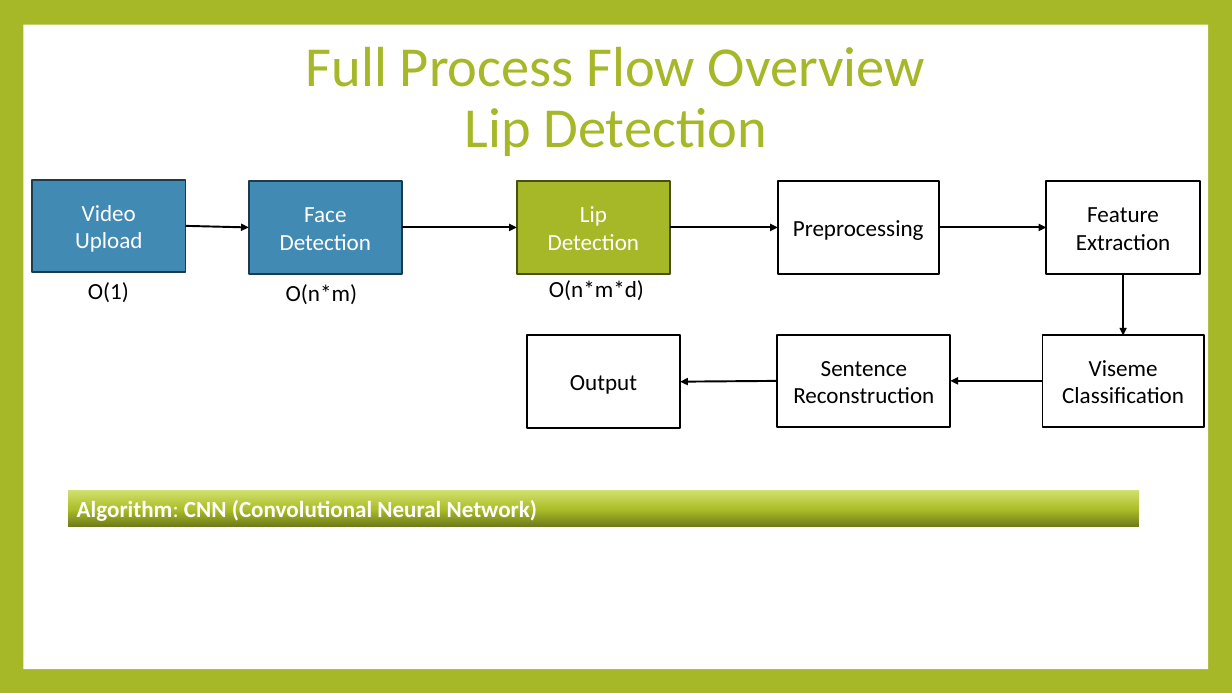
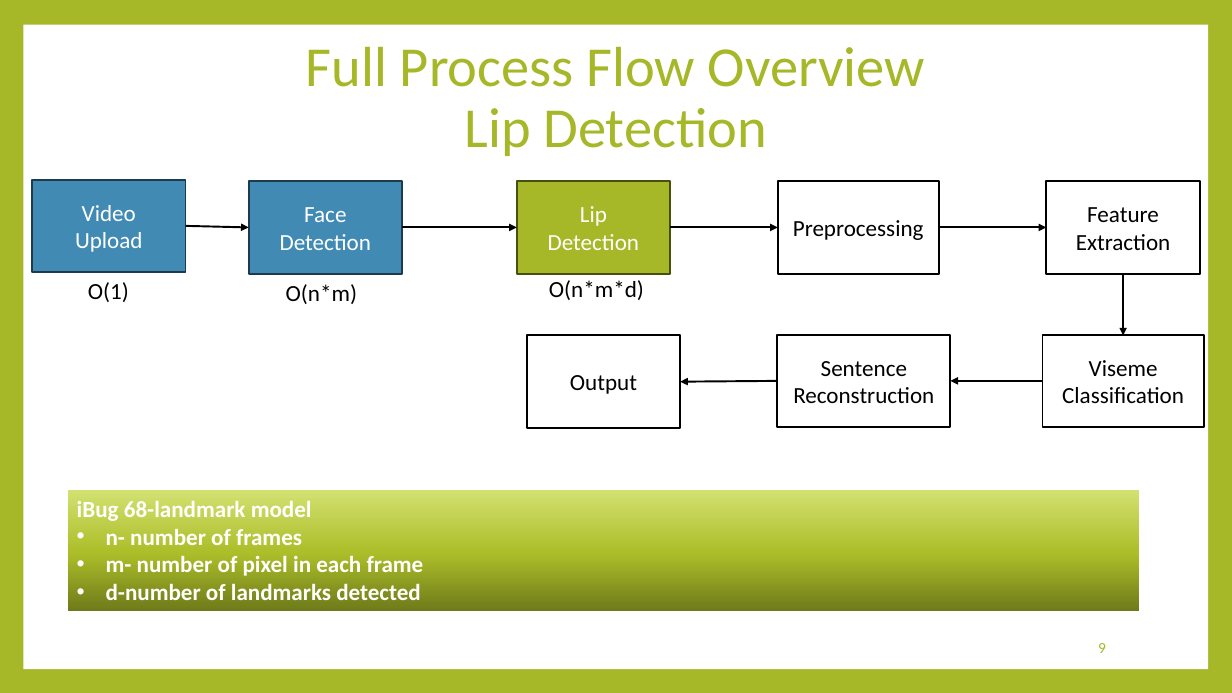
Before and after one commit to majdsalameh1211/VisoSpeak, a slide deck: slide 9 of Phase 1 Presentation.pptx (slide 12 before the commit). Drawn at 1232x693 pixels with LibreOffice and Linux fonts; fonts in the diff are those of the drawing. Boxes give left, top, right and bottom in pixels: in the first picture for what was removed or moved away, otherwise in the second. Text is boxed around its words. In the diff, an @@ line names an element or a change of style, - is before the commit and + after.

```diff
--- a/Phase 1 Presentation.pptx
+++ b/Phase 1 Presentation.pptx
@@ rectangle "iBug 68-landmark model": place and size @@
-rectangle "iBug 68-landmark model" at [67, 490, 1140, 527]
+rectangle "iBug 68-landmark model" at [67, 490, 1140, 611]
@@ text in rectangle at [77, 501, 424, 600]: text changed @@
-Algorithm: CNN (Convolutional Neural Network)
+iBug 68-landmark model
+• n- number of frames
+• m- number of pixel in each frame
+• d-number of landmarks detected
@@ page number added at [1098, 643, 1106, 653], 12 pt, text #A6B727 @@
+9
```
Also in this commit, not shown: 20 other slides changed, 2 slides added, 5 slides removed.
